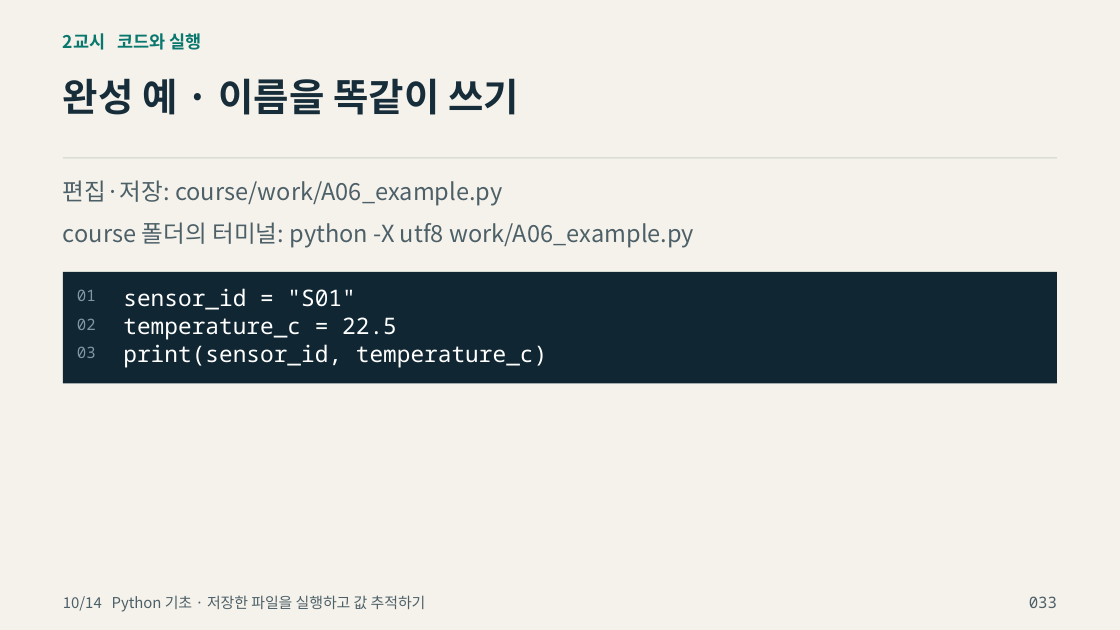
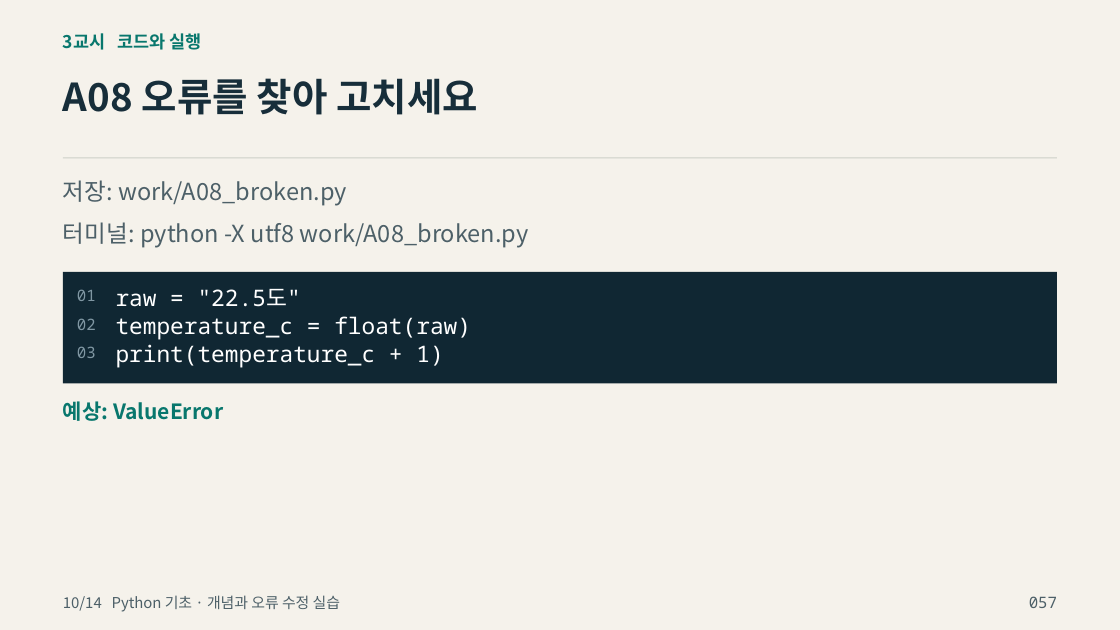
Before and after one commit to zeusk302-png/kdigital-physical-ai, a slide deck: slide 57 of downloads/2026-10-14/readable-slides.pptx (slide 33 before the commit). Drawn at 1120x630 pixels with LibreOffice and Linux fonts; fonts in the diff are those of the drawing; background and template pictures are left out. Boxes give left, top, right and bottom in pixels: in the first picture for what was removed or moved away, otherwise in the second. Text is boxed around its words. In the diff, an @@ line names an element or a change of style, - is before the commit and + after.

Commit message:
Expand beginner Python concepts and synchronize teaching deck

```diff
--- a/downloads/2026-10-14/readable-slides.pptx
+++ b/downloads/2026-10-14/readable-slides.pptx
@@ text at (63,33,202,50): text changed @@
-2교시 코드와 실행
+3교시 코드와 실행
@@ text at (63,78,478,115): text changed @@
-완성 예 · 이름을 똑같이 쓰기
+A08 오류를 찾아 고치세요
@@ text at (63,180,347,206): text changed @@
-편집·저장: course/work/A06_example.py
+저장: work/A08_broken.py
@@ text at (63,222,529,248): text changed @@
-course 폴더의 터미널: python -X utf8 work/A06_example.py
+터미널: python -X utf8 work/A08_broken.py
@@ text at (116,289,301,307): text changed @@
-sensor_id = "S01"
+raw = "22.5도"
@@ text at (116,316,471,340): text changed @@
-temperature_c = 22.5
+temperature_c = float(raw)
@@ text at (116,344,443,368): text changed @@
-print(sensor_id, temperature_c)
+print(temperature_c + 1)
@@ text added at (63,401,223,421), 18 pt, text #08776D, bold @@
+예상: ValueError
@@ text at (63,595,340,612): text changed @@
-10/14 Python 기초 · 저장한 파일을 실행하고 값 추적하기
+10/14 Python 기초 · 개념과 오류 수정 실습
@@ text at (1029,596,1057,608): text changed @@
-033
+057
```
Also in this commit, not shown: 76 other slides changed, 46 slides added, 40 slides removed, 18 other files.
